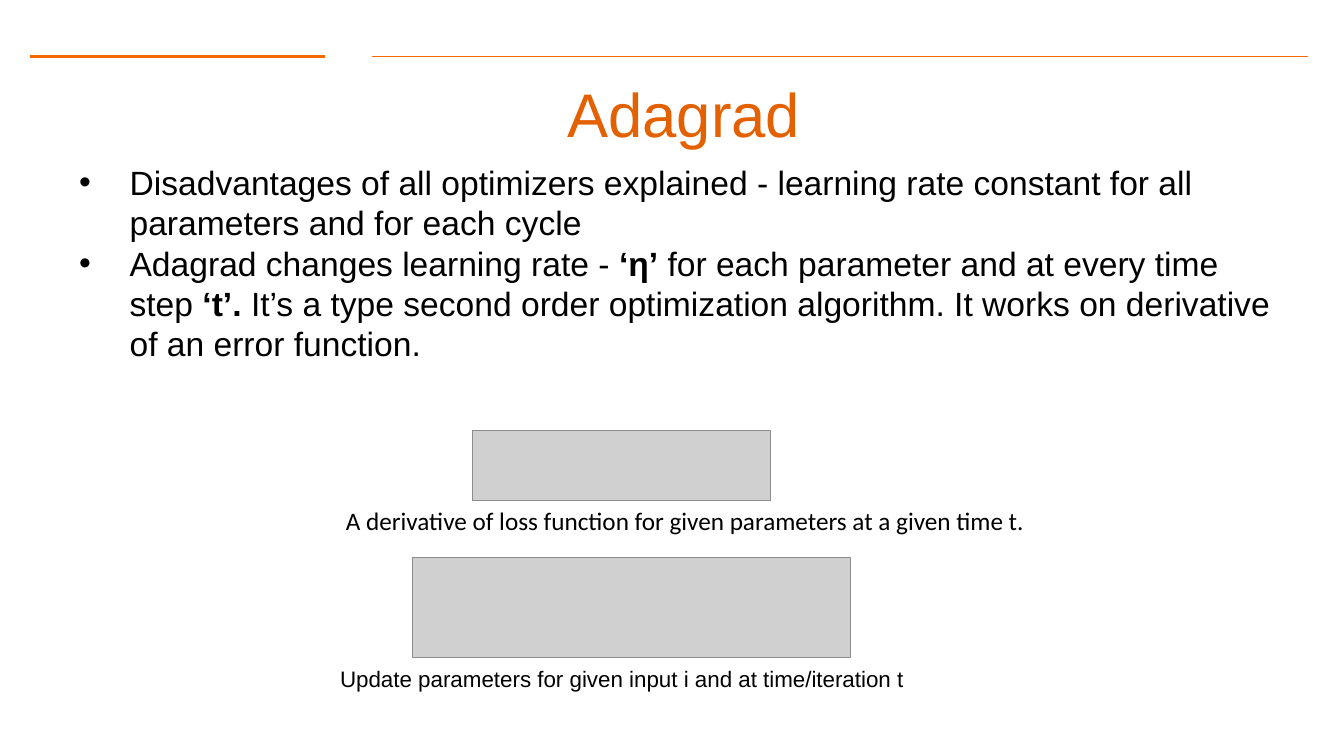
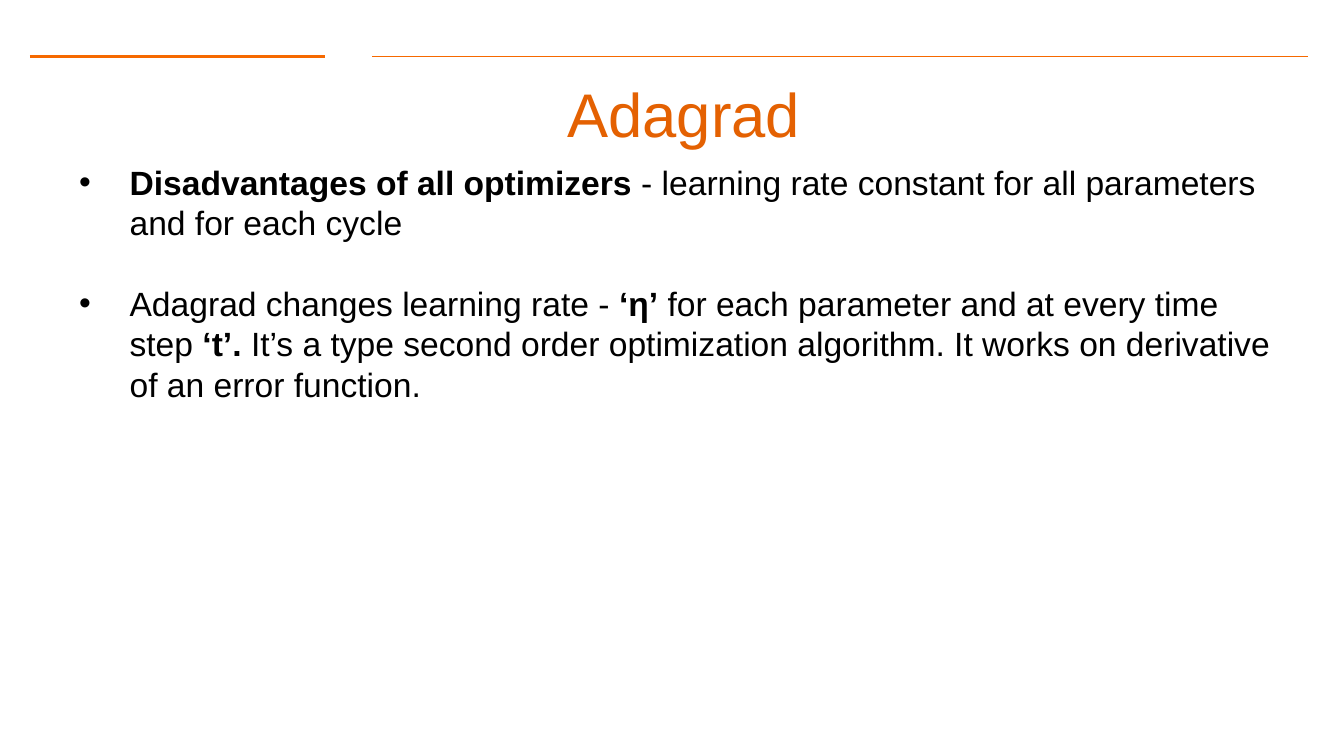
Before and after one commit to Dre1896/RIT-DSCI-633-FDS, a slide deck: slide 27 of Syllabus/Lecture21/Lec21.pptx. Drawn at 1344x756 pixels with LibreOffice and Linux fonts; fonts in the diff are those of the drawing; grey boxes stand for pictures; background and template pictures are left out. Boxes give left, top, right and bottom in pixels: in the first picture for what was removed or moved away, otherwise in the second. Text is boxed around its words. In the diff, an @@ line names an element or a change of style, - is before the commit and + after.

```diff
--- a/Syllabus/Lecture21/Lec21.pptx
+++ b/Syllabus/Lecture21/Lec21.pptx
@@ text at box(130, 170, 1256, 242): text changed @@
-• Disadvantages of all optimizers explained - learning rate constant for all parameters and for each cycle
+• Disadvantages of all optimizers - learning rate constant for all parameters and for each cycle
@@ picture removed at box(473, 431, 771, 500) @@
@@ text removed at box(346, 512, 1024, 535) @@
-A derivative of loss function for given parameters at a given time t.
@@ picture removed at box(412, 558, 851, 657) @@
@@ text removed at box(340, 670, 903, 692) @@
-Update parameters for given input i and at time/iteration t
```
Also in this commit, not shown: 8 other slides changed, 1 slide removed.
